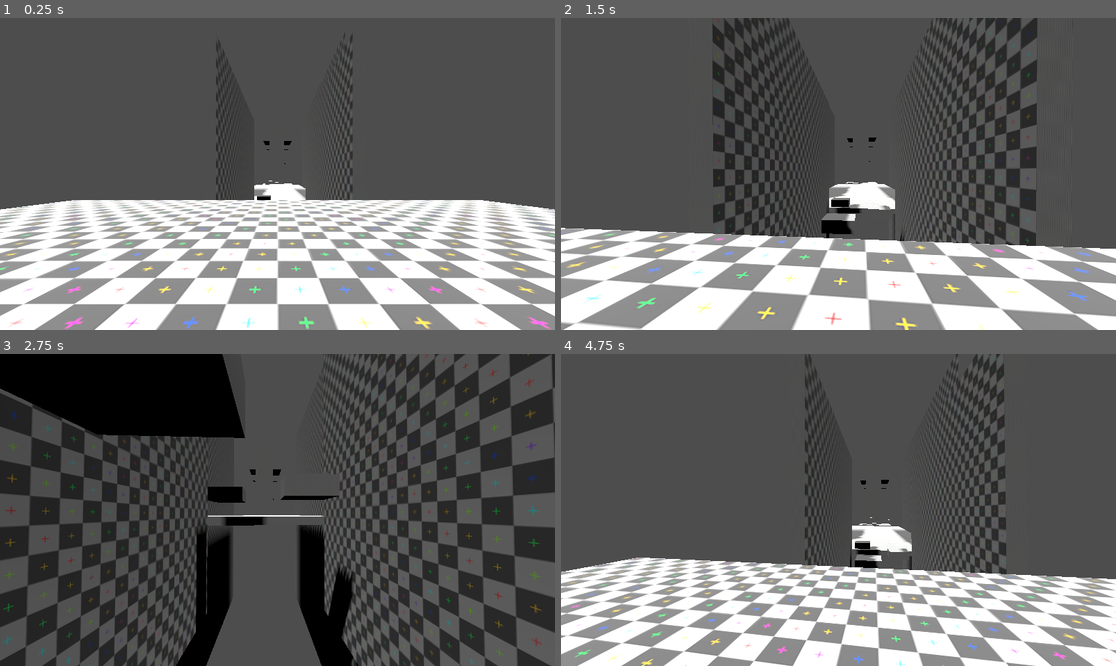
Above: before the commit, frames 1-4 (two rows, left to right).
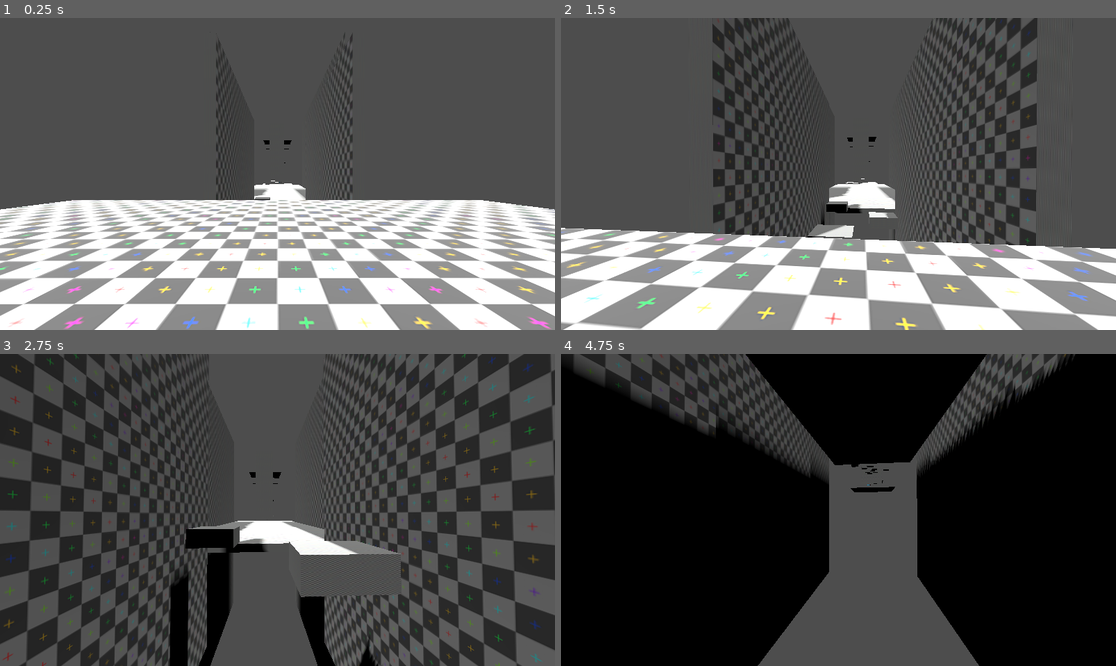
Above: after the commit, the same moments.

Repository: jsong1b/linked_worlds
Game: Godot game, scene res://jasong_scene/jasong_scene.tscn
The game is run twice, just before and just after one commit, with the same random seed, the same clock (stepped at 60 frames per second) and the same inputs. This scene is started directly instead of the project's main scene.
Inputs (mouse positions are in pixels of both pictures, inside the frame that each line leads up to):
- Up to frame 1 (0.25 s): no input
- Up to frame 2 (1.5 s): tap Enter at 0.5 s; move the mouse to (866, 174) at 0.52 s; press the mouse at (866, 174) at 0.53 s; hold W (forward) from 0.53 s (still down); tap Space (jump) at 0.77, 0.8, 1.07, 1.35 s; move the mouse to (810, 174) at 1.27 s; release the mouse at (810, 174) at 1.28 s
- Up to frame 3 (2.75 s): keep holding W (forward); tap Space (jump) at 1.52, 1.82, 2.3 s; click (249, 510) at 1.55 s; move the mouse to (288, 503) at 2.02 s; press the mouse at (288, 503) at 2.03 s
- Up to frame 4 (4.75 s): keep holding W (forward); move the mouse to (832, 516) at 2.77 s; release the mouse at (832, 516) at 2.78 s; click (832, 516) at 2.85 s; tap Space (jump) at 3.02, 3.32, 3.6, 3.77, 4.07, 4.52 s; move the mouse to (877, 513) at 3.52 s; move the mouse to (794, 506) at 4.27 s; click (794, 506) at 4.35 s

The runs differ from the first frame. In frame 1, less than 0.1% of the frame differs, in the area x 7-93%, y 39-60%; in frame 2, 0.8%; in frame 3, 49%; in frame 4, 90%, in the area x 0-100%, y 0-100%.

Commit message:
added help messages and readjusted some distances

Diff:
--- a/jasong_scene/jasong_scene.tscn
+++ b/jasong_scene/jasong_scene.tscn
@@ -29,13 +29,14 @@
 [node name="Jason\'s Level" type="Node3D"]
 
 [node name="World" type="Node3D" parent="."]
+transform = Transform3D(1, 0, 0, 0, 1, 0, 0, 0, 1, 0, -0.44968, 0)
 
 [node name="DirectionalLight3D" type="DirectionalLight3D" parent="World"]
 transform = Transform3D(-0.866025, -0.433013, 0.25, 0, 0.5, 0.866025, -0.5, 0.75, -0.433013, 0, 0, 0)
 shadow_enabled = true
 
 [node name="MeshInstance3D6" type="MeshInstance3D" parent="World"]
-transform = Transform3D(0.1, 0, 0, 0, 10, 0, 0, 0, 0.1, 1.21852, -2.27883, 24.6808)
+transform = Transform3D(0.1, 0, 0, 0, 10, 0, 0, 0, 0.1, 1.21852, -2.27883, 20.8345)
 material_override = SubResource("StandardMaterial3D_xiovp")
 mesh = SubResource("BoxMesh_6xfl4")
 skeleton = NodePath("../MeshInstance3D5")
@@ -67,7 +68,7 @@
 shape = SubResource("ConvexPolygonShape3D_v8ot0")
 
 [node name="MeshInstance3D7" type="MeshInstance3D" parent="World"]
-transform = Transform3D(0.1, 0, 0, 0, 10, 0, 0, 0, 0.1, -2.49603, -2.80353, 32.5706)
+transform = Transform3D(0.1, 0, 0, 0, 10, 0, 0, 0, 0.1, -2.49603, -2.80353, 28.422)
 material_override = SubResource("StandardMaterial3D_xiovp")
 mesh = SubResource("BoxMesh_6xfl4")
 skeleton = NodePath("../MeshInstance3D5")
@@ -78,7 +79,7 @@
 shape = SubResource("ConvexPolygonShape3D_v8ot0")
 
 [node name="MeshInstance3D8" type="MeshInstance3D" parent="World"]
-transform = Transform3D(0.1, 0, 0, 0, 10, 0, 0, 0, 0.1, 2.5603, -2.61376, 38.5559)
+transform = Transform3D(0.1, 0, 0, 0, 10, 0, 0, 0, 0.1, 2.5603, -2.61376, 34.5753)
 material_override = SubResource("StandardMaterial3D_xiovp")
 mesh = SubResource("BoxMesh_6xfl4")
 skeleton = NodePath("../MeshInstance3D5")
@@ -166,7 +167,7 @@
 shape = SubResource("ConvexPolygonShape3D_v8ot0")
 
 [node name="MeshInstance3D16" type="MeshInstance3D" parent="World"]
-transform = Transform3D(0.1, 0, 0, 0, 10, 0, 0, 0, 0.1, 4.64006, -3.04004, 134.871)
+transform = Transform3D(0.1, 0, 0, 0, 10, 0, 0, 0, 0.1, 2.95206, -3.04004, 133.577)
 material_override = SubResource("StandardMaterial3D_xiovp")
 mesh = SubResource("BoxMesh_6xfl4")
 skeleton = NodePath("../MeshInstance3D5")
@@ -177,7 +178,7 @@
 shape = SubResource("ConvexPolygonShape3D_v8ot0")
 
 [node name="MeshInstance3D17" type="MeshInstance3D" parent="World"]
-transform = Transform3D(0.1, 0, 0, 0, 10, 0, 0, 0, 0.1, -2.68659, -2.59857, 139.586)
+transform = Transform3D(0.1, 0, 0, 0, 10, 0, 0, 0, 0.1, -0.998594, -2.59857, 138.517)
 material_override = SubResource("StandardMaterial3D_xiovp")
 mesh = SubResource("BoxMesh_6xfl4")
 skeleton = NodePath("../MeshInstance3D5")
@@ -188,7 +189,7 @@
 shape = SubResource("ConvexPolygonShape3D_v8ot0")
 
 [node name="MeshInstance3D18" type="MeshInstance3D" parent="World"]
-transform = Transform3D(0.1, 0, 0, 0, 10, 0, 0, 0, 0.1, -8.10188, -2.07682, 143.176)
+transform = Transform3D(0.1, 0, 0, 0, 10, 0, 0, 0, 0.1, -6.18882, -2.07682, 142.67)
 material_override = SubResource("StandardMaterial3D_xiovp")
 mesh = SubResource("BoxMesh_6xfl4")
 skeleton = NodePath("../MeshInstance3D5")
@@ -221,7 +222,7 @@
 shape = SubResource("ConvexPolygonShape3D_v8ot0")
 
 [node name="MeshInstance3D21" type="MeshInstance3D" parent="World"]
-transform = Transform3D(0.1, 0, 0, 0, 10, 0, 0, 0, 0.1, -4.11954, -0.379243, 157.279)
+transform = Transform3D(0.1, 0, 0, 0, 10, 0, 0, 0, 0.1, -1.64381, -0.379243, 156.604)
 material_override = SubResource("StandardMaterial3D_xiovp")
 mesh = SubResource("BoxMesh_6xfl4")
 skeleton = NodePath("../MeshInstance3D5")
@@ -253,7 +254,7 @@
 shape = SubResource("ConvexPolygonShape3D_v8ot0")
 
 [node name="Portal" parent="World" instance=ExtResource("2_xk1mc")]
-transform = Transform3D(1, 0, 0, 0, 1, 0, 0, 0, 1, 0, 20.2363, 333.87)
+transform = Transform3D(1, 0, 0, 0, 1, 0, 0, 0, 1, 0, 20.2363, 330.895)
 
 [node name="MeshInstance3D24" type="MeshInstance3D" parent="World"]
 transform = Transform3D(0.5, 0, 0, 0, -1.74846e-07, -2, 0, 4, -8.74228e-08, 0.66539, 20.834, 173.459)
@@ -276,7 +277,7 @@
 shape = SubResource("ConvexPolygonShape3D_v8ot0")
 
 [node name="MeshInstance3D26" type="MeshInstance3D" parent="World"]
-transform = Transform3D(1, 0, 0, 0, 10, 0, 0, 0, 0.25, 0, 30.466, 231.799)
+transform = Transform3D(1, 0, 0, 0, 10, 0, 0, 0, 0.25, 0, 30.466, 228.824)
 material_override = SubResource("StandardMaterial3D_xiovp")
 mesh = SubResource("BoxMesh_6xfl4")
 skeleton = NodePath("../MeshInstance3D5")
@@ -287,7 +288,7 @@
 shape = SubResource("ConvexPolygonShape3D_v8ot0")
 
 [node name="MeshInstance3D27" type="MeshInstance3D" parent="World"]
-transform = Transform3D(-4.37114e-08, -2.5, 0, 1, -1.09278e-07, 0, 0, 0, 1, -6, 30.466, 251.113)
+transform = Transform3D(-4.37114e-08, -2.5, 0, 1, -1.09278e-07, 0, 0, 0, 1, -6, 30.466, 248.138)
 material_override = SubResource("StandardMaterial3D_xiovp")
 mesh = SubResource("BoxMesh_6xfl4")
 skeleton = NodePath("../MeshInstance3D5")
@@ -296,6 +297,18 @@
 
 [node name="CollisionShape3D" type="CollisionShape3D" parent="World/MeshInstance3D27/StaticBody3D"]
 shape = SubResource("ConvexPolygonShape3D_v8ot0")
+
+[node name="Label3D" type="Label3D" parent="World"]
+transform = Transform3D(-1, 0, -8.74228e-08, 0, 1, 0, 8.74228e-08, 0, -1, 0, -4.99494, 172.089)
+modulate = Color(0, 0.705882, 1, 1)
+text = "Jumping on a wall pushes you away from the wall."
+font_size = 60
+
+[node name="Label3D2" type="Label3D" parent="World"]
+transform = Transform3D(-1, 0, -8.74228e-08, 0, 1, 0, 8.74228e-08, 0, -1, 0.0188828, 34.1239, 203.193)
+modulate = Color(1, 0, 0, 1)
+text = "Jumping while sliding (holding left click after running forward) makes you jump farther."
+font_size = 60
 
 [node name="Jason\'s Player Controller" parent="." instance=ExtResource("2_qj8fa")]
 transform = Transform3D(-1, 0, -8.74228e-08, 0, 1, 0, 8.74228e-08, 0, -1, 0, 0, 0)
@@ -322,7 +335,7 @@
 shape = SubResource("ConvexPolygonShape3D_v8ot0")
 
 [node name="MeshInstance3D20" type="MeshInstance3D" parent="."]
-transform = Transform3D(0.1, 0, 0, 0, 10, 0, 0, 0, 0.1, 0, 30.466, 217.328)
+transform = Transform3D(0.1, 0, 0, 0, 10, 0, 0, 0, 0.1, 0, 30.466, 215.51)
 material_override = SubResource("StandardMaterial3D_xiovp")
 mesh = SubResource("BoxMesh_6xfl4")
 skeleton = NodePath("../MeshInstance3D5")
@@ -333,7 +346,7 @@
 shape = SubResource("ConvexPolygonShape3D_v8ot0")
 
 [node name="MeshInstance3D27" type="MeshInstance3D" parent="."]
-transform = Transform3D(-4.37114e-08, -2.5, 0, 1, -1.09278e-07, 0, 0, 0, 1, 6, 28.466, 275.413)
+transform = Transform3D(-4.37114e-08, -2.5, 0, 1, -1.09278e-07, 0, 0, 0, 1, 6, 28.466, 272.438)
 material_override = SubResource("StandardMaterial3D_xiovp")
 mesh = SubResource("BoxMesh_6xfl4")
 skeleton = NodePath("../MeshInstance3D5")
@@ -344,7 +357,7 @@
 shape = SubResource("ConvexPolygonShape3D_v8ot0")
 
 [node name="MeshInstance3D28" type="MeshInstance3D" parent="."]
-transform = Transform3D(-4.37114e-08, -2.5, 0, 1, -1.09278e-07, 0, 0, 0, 1, -6, 25.466, 299.827)
+transform = Transform3D(-4.37114e-08, -2.5, 0, 1, -1.09278e-07, 0, 0, 0, 1, -6, 25.466, 296.852)
 material_override = SubResource("StandardMaterial3D_xiovp")
 mesh = SubResource("BoxMesh_6xfl4")
 skeleton = NodePath("../MeshInstance3D5")
@@ -355,7 +368,7 @@
 shape = SubResource("ConvexPolygonShape3D_v8ot0")
 
 [node name="MeshInstance3D24" type="MeshInstance3D" parent="."]
-transform = Transform3D(1, 0, 0, 0, 9, 0, 0, 0, 1, 0, 19.4962, 328.842)
+transform = Transform3D(1, 0, 0, 0, 9, 0, 0, 0, 1, 0, 19.4962, 325.867)
 material_override = SubResource("StandardMaterial3D_xiovp")
 mesh = SubResource("BoxMesh_6xfl4")
 
Not shown, added: linked_worlds_jasong_scene.zip
